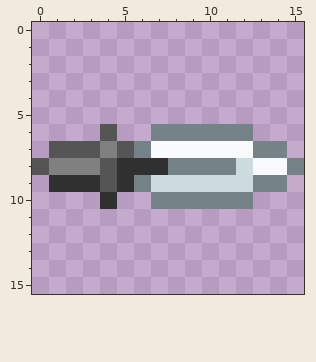
File history of a pixel-art sprite, pat/knifeandgrenade/projectiles/knife.png. Above, as it was before the edit.
The file is 16x16 pixels.
After:
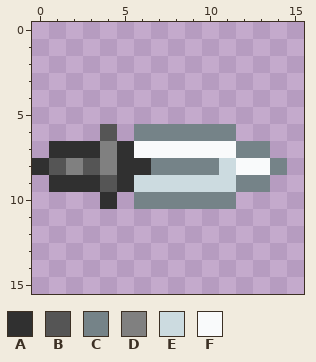
Palette (. is transparent): A #303030  B #555555  C #758388  D #808080  E #ccdbe0  F #f9fafb
Difference:
Colour B gives way to colour A in row 7 at x 1 to 3 and 5; in row 8 at x 0.
Colour D gives way to colour B in row 8 at x 1 and 3.
The edit adds colour C in row 6 at x 6; in row 10 at x 6.
Colour A gives way to colour C in row 8 at x 7.
Colour E gives way to colour C in row 9 at x 12.
Colour F gives way to colour C in row 7 at x 12; in row 8 at x 14.
Colour B gives way to colour D in row 8 at x 4.
Colour C gives way to colour E in row 8 at x 11; in row 9 at x 6.
Colour C gives way to colour F in row 7 at x 6.
Colour E gives way to colour F in row 8 at x 12.
The author cleared colour C in row 6 at x 12; in row 7 at x 14; in row 8 at x 15; in row 9 at x 14; in row 10 at x 12.
Boxes around the changes in both pictures, in picture pixels (x1, y1, x2, y2):
changed: (32, 124, 304, 209)
